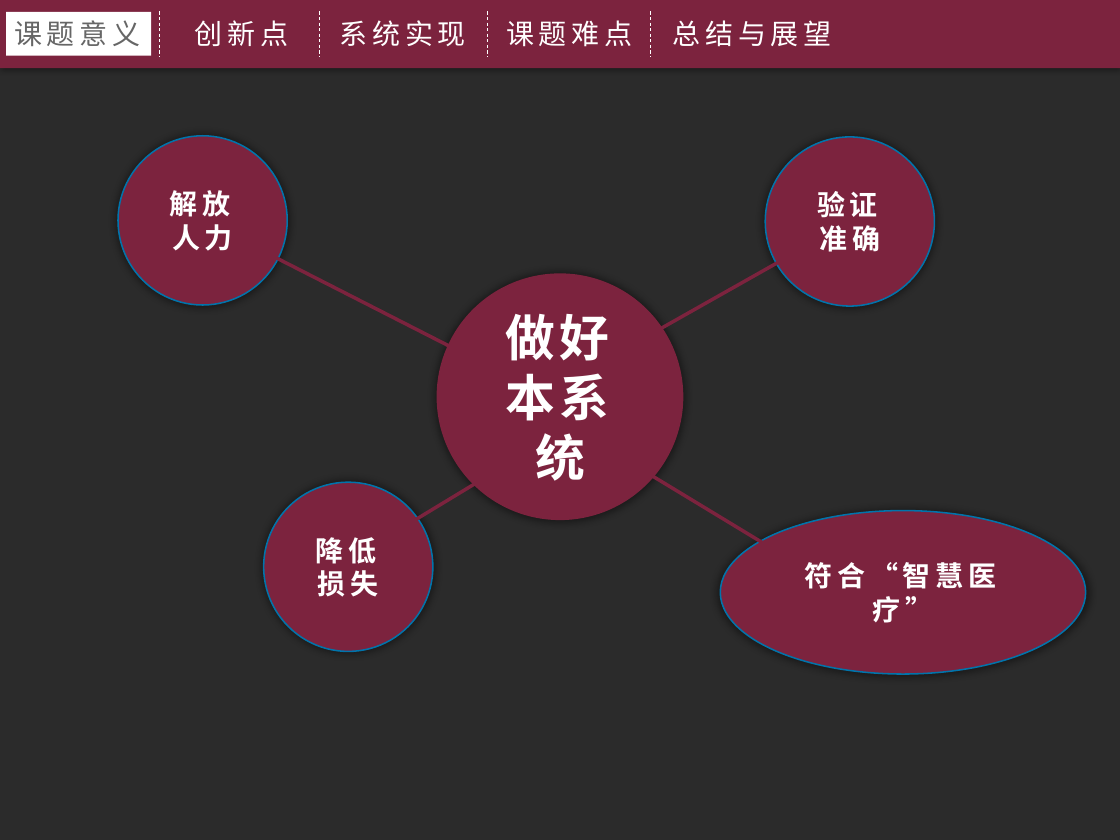
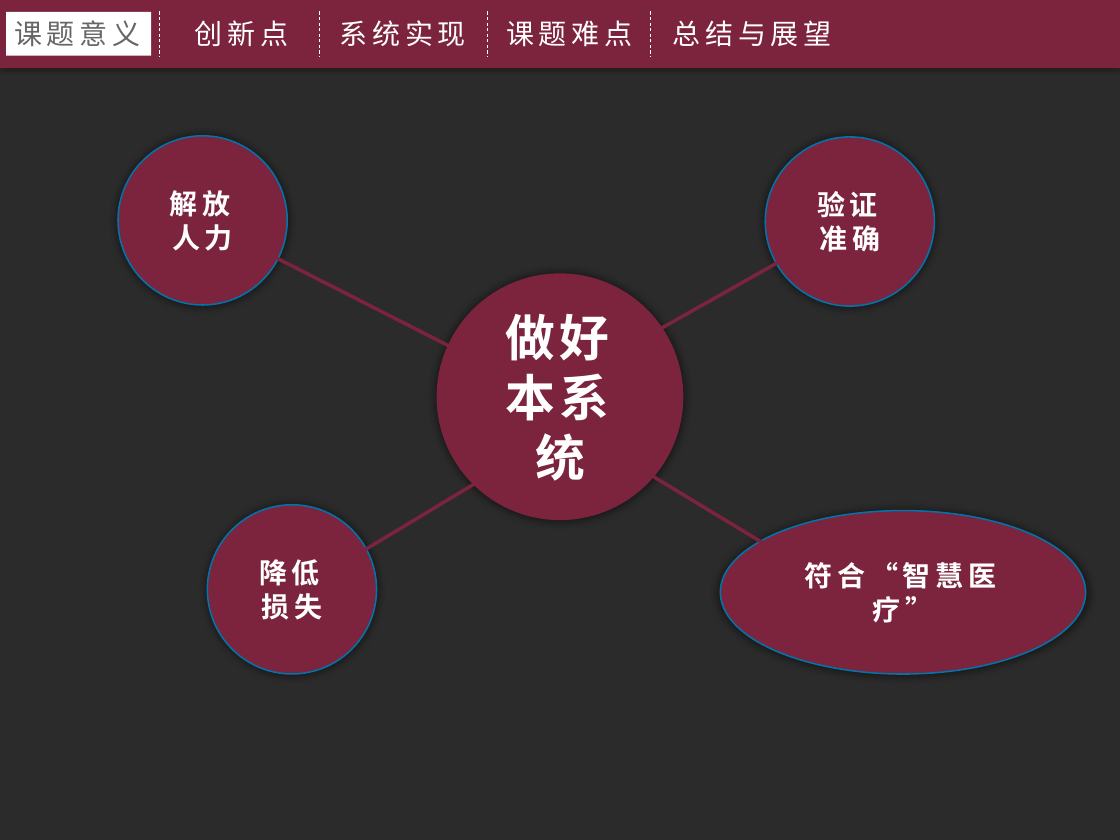
Before and after one commit to wangcherry/2016GraduationThesis, a slide deck: slide 5 of wangying/毕业答辩--王英.pptx. Drawn at 1120x840 pixels with LibreOffice and Linux fonts; fonts in the diff are those of the drawing; background and template pictures are left out; a plain dark background stands for a picture behind light text. Boxes give left, top, right and bottom in pixels: in the first picture for what was removed or moved away, otherwise in the second. Text is boxed around its words. In the diff, an @@ line names an element or a change of style, - is before the commit and + after.

```diff
--- a/wangying/毕业答辩--王英.pptx
+++ b/wangying/毕业答辩--王英.pptx
@@ line moved from (400, 530) - (523, 455) to (332, 570) - (523, 455) @@
@@ ellipse "降低损失": place and size @@
-ellipse "降低损失" at (263,483,432,652)
+ellipse "降低损失" at (207,505,376,674)
```
Also in this commit, not shown: 10 other slides changed, 5 other files.
